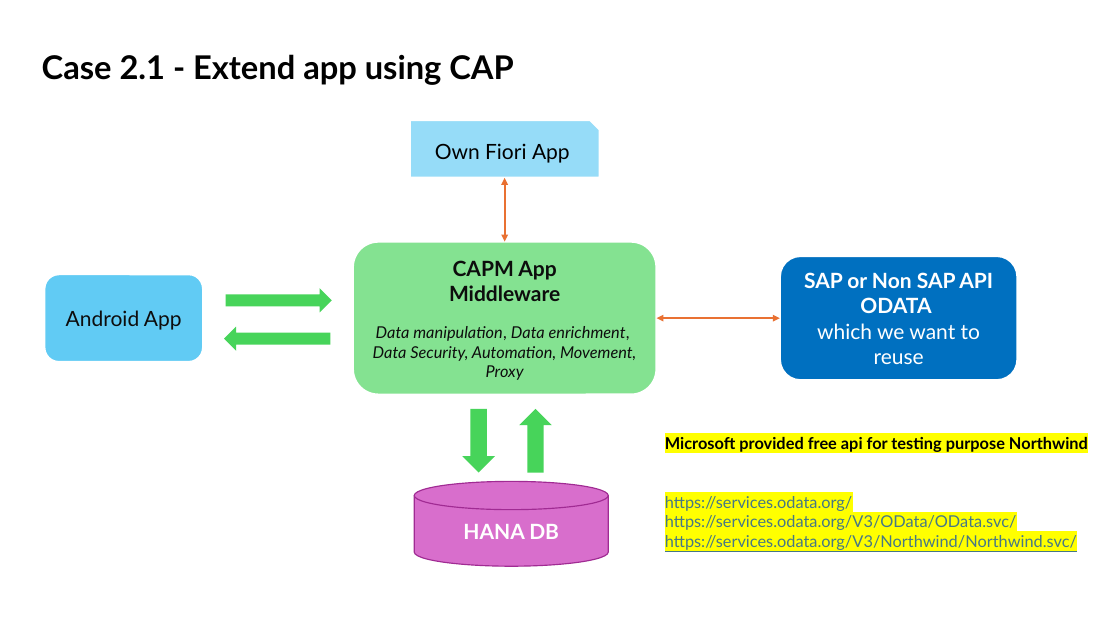
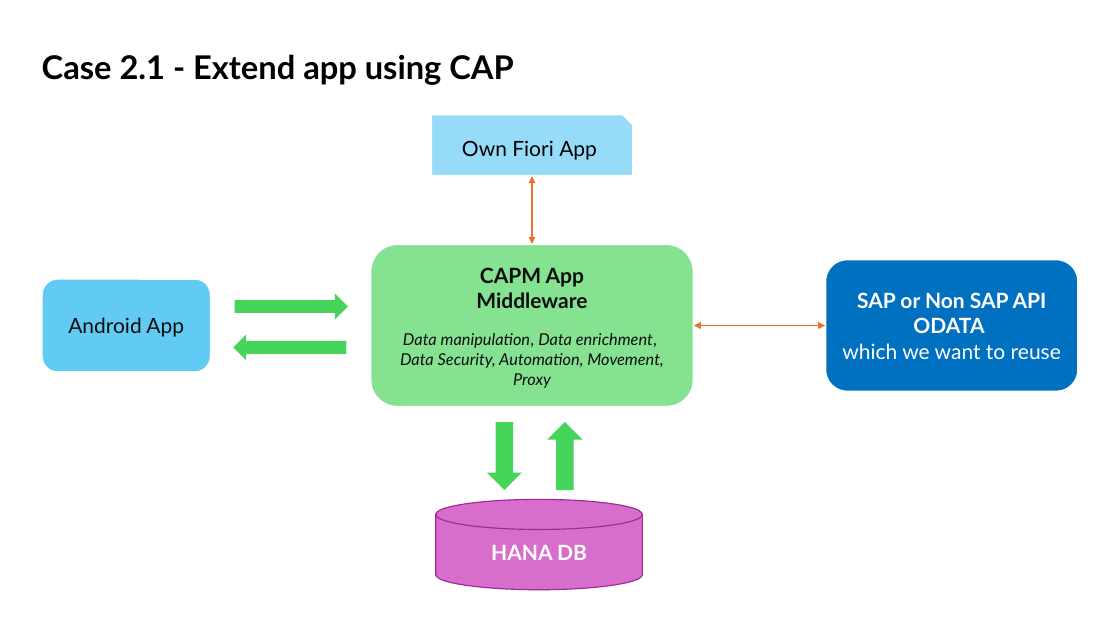
Before and after one commit to Octavius-Dante/Tetra-Proxima, a slide deck: slide 4 of CAPM-DAY-10/CAPM-10.pptx. Drawn at 1120x630 pixels with LibreOffice and Linux fonts; fonts in the diff are those of the drawing. Boxes give left, top, right and bottom in pixels: in the first picture for what was removed or moved away, otherwise in the second. Text is boxed around its words. In the diff, an @@ line names an element or a change of style, - is before the commit and + after.

```diff
--- a/CAPM-DAY-10/CAPM-10.pptx
+++ b/CAPM-DAY-10/CAPM-10.pptx
@@ snip rect "Own Fiori App": place and size @@
-snip rect "Own Fiori App" at (410, 120, 600, 178)
+snip rect "Own Fiori App" at (431, 114, 634, 176)
@@ double arrow moved from (505, 242) - (505, 178) to (532, 244) - (532, 176) @@
@@ rounded rectangle "CAPM App": place and size @@
-rounded rectangle "CAPM App" at (353, 242, 657, 395)
+rounded rectangle "CAPM App" at (371, 244, 694, 407)
@@ rounded rectangle "SAP or Non SAP API ...": place and size @@
-rounded rectangle "SAP or Non SAP API ..." at (780, 256, 1017, 381)
+rounded rectangle "SAP or Non SAP API ..." at (825, 260, 1079, 392)
@@ rounded rectangle "Android App": place and size @@
-rounded rectangle "Android App" at (45, 274, 203, 362)
+rounded rectangle "Android App" at (41, 279, 211, 373)
@@ right arrow: place and size @@
-right arrow at (226, 288, 332, 313)
+right arrow at (234, 294, 348, 320)
@@ double arrow moved from (657, 318) - (780, 318) to (694, 325) - (825, 325) @@
@@ right arrow: place and size @@
-right arrow at (224, 327, 330, 351)
+right arrow at (234, 334, 347, 360)
@@ down arrow: place and size @@
-down arrow at (462, 409, 495, 473)
+down arrow at (487, 422, 523, 490)
@@ down arrow: place and size @@
-down arrow at (519, 409, 552, 473)
+down arrow at (548, 422, 583, 490)
@@ text removed at (665, 437, 1088, 550) @@
-Microsoft provided free api for testing purpose Northwind
-https://services.odata.org/
-https://services.odata.org/V3/OData/OData.svc/
-https://services.odata.org/V3/Northwind/Northwind.svc/
@@ cylinder "HANA DB": place and size @@
-cylinder "HANA DB" at (414, 481, 608, 566)
+cylinder "HANA DB" at (436, 499, 643, 590)
```
Also in this commit, not shown: 2 other files.
